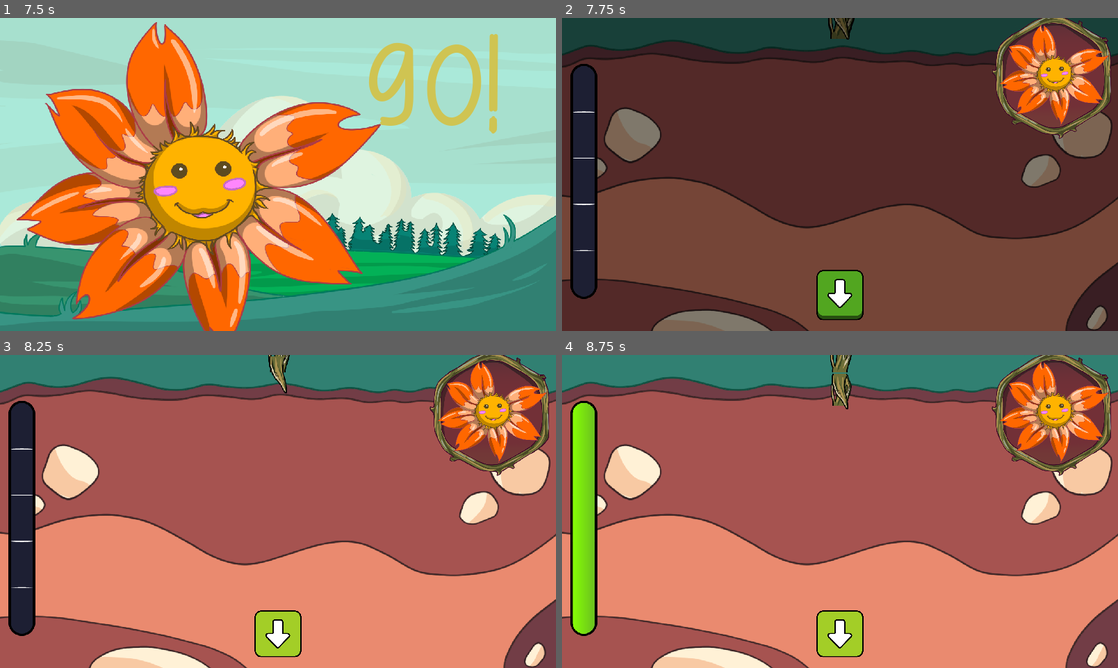
Above: before the commit, frames 1-4 (two rows, left to right).
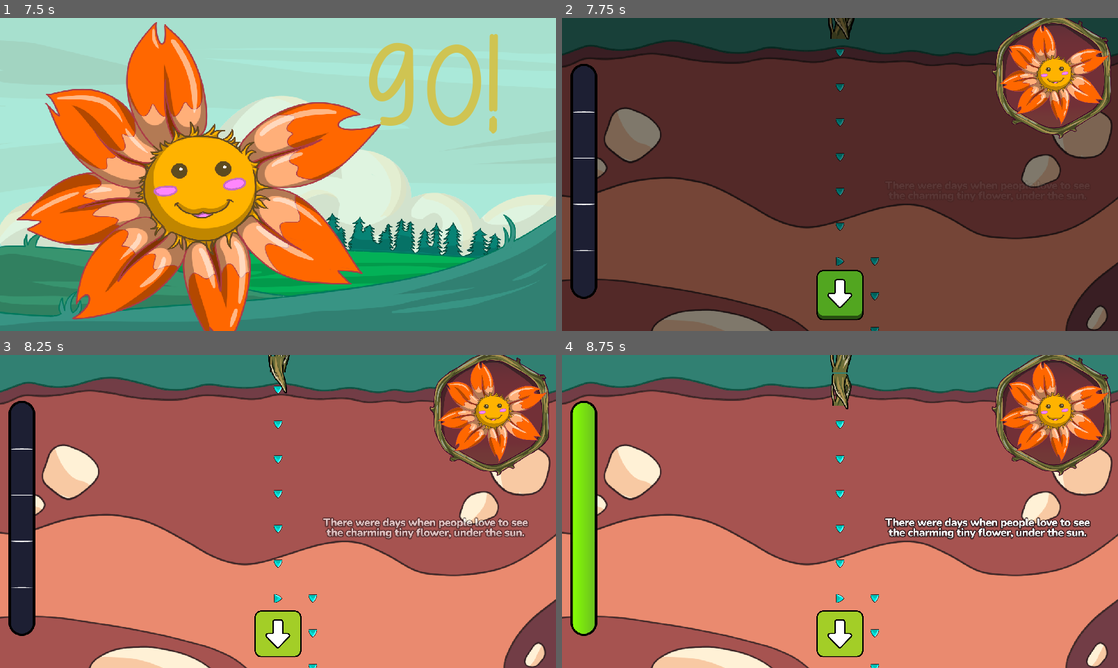
Above: after the commit, the same moments.

Repository: MatiasVME/flower-power
Game: Godot game, scene res://MainScreens/MainMenu/MainMenu.tscn
Same seed, same stepped clock (60 frames per second), same inputs: the game is played once before the commit and once after it. Video files are missing from this copy of the repository; at most half a second of black plays in their place.
Inputs:
- Up to frame 1 (7.5 s): click "Start" at 0.5 s; hold Right (ui_right) 1.28-2.03 s; hold Down (ui_down) 2.03-2.78 s; hold Right (ui_right) 2.78-4.28 s; hold Left (ui_left) 4.28-5.78 s; hold Down (ui_down) 5.78-6.53 s; hold Right (ui_right) from 6.53 s (still down); tap Enter at 7.25 s
- Up to frame 2 (7.75 s): keep holding Right (ui_right)
- Up to frame 3 (8.25 s): keep holding Right (ui_right)
- Up to frame 4 (8.75 s): keep holding Right (ui_right)

Frame 1 is identical in both runs. In frame 2, 0.3% of the frame differs, in the area x 49-57%, y 9-100%; in frame 3, 2.0%; in frame 4, 2.0%, in the area x 49-96%, y 20-100%.

Commit message:
update

Diff:
--- a/Game/Background/Background.tscn
+++ b/Game/Background/Background.tscn
@@ -1,11 +1,11 @@
 [gd_scene load_steps=7 format=3 uid="uid://dmst15xi82uqn"]
 
 [ext_resource type="Texture2D" uid="uid://b2vol74maphlf" path="res://Game/BackgroundLevel/01. Superior 1-transicion.png" id="1_wx28w"]
-[ext_resource type="Texture2D" uid="uid://dxh7ap2ndvqqr" path="res://Game/BackgroundLevel/02. Superior 2-tramo.png" id="2_n7vc1"]
 [ext_resource type="Texture2D" uid="uid://tacb7r5xfgjo" path="res://Game/BackgroundLevel/03. Intermedio 1-transicion.png" id="3_yeava"]
-[ext_resource type="Texture2D" uid="uid://b6ws5a4q8lq51" path="res://Game/BackgroundLevel/04. Intermedio 2-tramo.png" id="4_to7xp"]
 [ext_resource type="Texture2D" uid="uid://n42hbncf5awa" path="res://Game/BackgroundLevel/05. Profundo 1-transicion.png" id="5_3a1vb"]
+[ext_resource type="Texture2D" uid="uid://dinyrf5gy8jbs" path="res://Game/BackgroundLevel/fondo de la tierra1.png" id="5_n1l7j"]
 [ext_resource type="Texture2D" uid="uid://dcv77lfennnco" path="res://Game/BackgroundLevel/06. Profundo 2-tramo.png" id="6_5b3nt"]
+[ext_resource type="Texture2D" uid="uid://brvto888noxan" path="res://Game/BackgroundLevel/fondo de la tierra_2.png" id="6_jfh50"]
 
 [node name="Background" type="Node2D"]
 z_index = -1
@@ -14,27 +14,27 @@
 texture = ExtResource("1_wx28w")
 centered = false
 
-[node name="bg2" type="Sprite2D" parent="."]
+[node name="bg3" type="Sprite2D" parent="."]
 position = Vector2(0, 1280)
-texture = ExtResource("2_n7vc1")
-centered = false
-
-[node name="bg3" type="Sprite2D" parent="."]
-position = Vector2(0, 2560)
 texture = ExtResource("3_yeava")
 centered = false
 
-[node name="bg4" type="Sprite2D" parent="."]
-position = Vector2(0, 3840)
-texture = ExtResource("4_to7xp")
-centered = false
-
 [node name="bg5" type="Sprite2D" parent="."]
-position = Vector2(0, 5120)
+position = Vector2(0, 2560)
 texture = ExtResource("5_3a1vb")
 centered = false
 
 [node name="bg6" type="Sprite2D" parent="."]
-position = Vector2(0, 6400)
+position = Vector2(0, 3840)
 texture = ExtResource("6_5b3nt")
 centered = false
+
+[node name="bg7" type="Sprite2D" parent="."]
+position = Vector2(0, 5120)
+texture = ExtResource("5_n1l7j")
+centered = false
+
+[node name="bg8" type="Sprite2D" parent="."]
+position = Vector2(0, 6389)
+texture = ExtResource("6_jfh50")
+centered = false
--- a/Game/Credits/Credits.tscn
+++ b/Game/Credits/Credits.tscn
@@ -35,7 +35,7 @@
 [Game Design]
 Jinsei - María José Zencovich
 
-[Músic]
+[Music]
 [url=https://www.youtube.com/@AkyonDev]Akyon - Eduardo Belmar[/url]
 
 [Programming]
--- /dev/null
+++ b/Game/Dialog/Dialog.gd
@@ -0,0 +1,5 @@
+extends Node2D
+
+
+func _on_visible_on_screen_notifier_2d_screen_entered():
+	$Anim.play("show")
--- a/Game/Dialog/Dialog.tscn
+++ b/Game/Dialog/Dialog.tscn
@@ -1,3 +1,151 @@
-[gd_scene format=3 uid="uid://bt41y2sw87kvi"]
+[gd_scene load_steps=28 format=3 uid="uid://bt41y2sw87kvi"]
+
+[ext_resource type="Script" path="res://Game/Dialog/Dialog.gd" id="1_7b2ss"]
+[ext_resource type="Texture2D" uid="uid://tt4kdpiudkc0" path="res://Game/Dialog/Text/01. Intro 1.png" id="1_pk36u"]
+[ext_resource type="Texture2D" uid="uid://ncinwqbrlyi5" path="res://Game/Dialog/Text/02. Intro 2.png" id="2_nijvg"]
+[ext_resource type="Texture2D" uid="uid://8qerfqy7dmbc" path="res://Game/Dialog/Text/03. Intro 3.png" id="3_ff5v7"]
+[ext_resource type="Texture2D" uid="uid://b1kj43kibmrok" path="res://Game/Dialog/Text/04. Intro 4.png" id="4_kkp1a"]
+[ext_resource type="Texture2D" uid="uid://bep5kb0plefgg" path="res://Game/Dialog/Text/05. Intro 5.png" id="5_ykkau"]
+[ext_resource type="Texture2D" uid="uid://co1c2785euvup" path="res://Game/Dialog/Text/06. Intro 6.png" id="6_f0h18"]
+[ext_resource type="Texture2D" uid="uid://d02xo8woid8vw" path="res://Game/Dialog/Text/07. Flor primera parte-1.png" id="7_8rpes"]
+[ext_resource type="Texture2D" uid="uid://du20paikg8u6j" path="res://Game/Dialog/Text/08. Flor primera parte-2.png" id="8_pvxlr"]
+[ext_resource type="Texture2D" uid="uid://rb450p1te5fa" path="res://Game/Dialog/Text/09. Flor primera parte-3.png" id="9_mrnn8"]
+[ext_resource type="Texture2D" uid="uid://l35563s7pdoy" path="res://Game/Dialog/Text/10. Flor primera parte-4.png" id="10_5wptf"]
+[ext_resource type="Texture2D" uid="uid://bdlinkciwwskw" path="res://Game/Dialog/Text/11. Flor primera parte-5.png" id="11_g5sd5"]
+[ext_resource type="Texture2D" uid="uid://ci020bdh5621u" path="res://Game/Dialog/Text/12. Flor primera parte-6.png" id="12_rh1m8"]
+[ext_resource type="Texture2D" uid="uid://dm35au1h7h7o" path="res://Game/Dialog/Text/13. Flor primera parte-7.png" id="13_5rc3p"]
+[ext_resource type="Texture2D" uid="uid://c7sw4p7t1tua" path="res://Game/Dialog/Text/14. Flor primera parte-8.png" id="14_g84jw"]
+[ext_resource type="Texture2D" uid="uid://c2yivs6gaynni" path="res://Game/Dialog/Text/15. Flor primera parte-9.png" id="15_rtljp"]
+[ext_resource type="Texture2D" uid="uid://dnwk20isy3cc0" path="res://Game/Dialog/Text/16. Flor segunda parte-1.png" id="16_j80th"]
+[ext_resource type="Texture2D" uid="uid://c2uk7x7n7avv6" path="res://Game/Dialog/Text/17. Flor segunda parte-2.png" id="17_hmtu0"]
+[ext_resource type="Texture2D" uid="uid://cwvfol148axq2" path="res://Game/Dialog/Text/18. Flor segunda parte-3.png" id="18_7o5m8"]
+[ext_resource type="Texture2D" uid="uid://bqp80cdsplme1" path="res://Game/Dialog/Text/19. Flor segunda parte-4.png" id="19_x3frc"]
+[ext_resource type="Texture2D" uid="uid://2q0m26u2yhsv" path="res://Game/Dialog/Text/20. Flor segunda parte-5.png" id="20_7g4u0"]
+[ext_resource type="Texture2D" uid="uid://dbje8mahidfxi" path="res://Game/Dialog/Text/21. Flor segunda parte-6.png" id="21_gequ8"]
+[ext_resource type="Texture2D" uid="uid://dc5j8ijobajbk" path="res://Game/Dialog/Text/22. Flor segunda parte-7.png" id="22_yujqb"]
+
+[sub_resource type="SpriteFrames" id="SpriteFrames_nccin"]
+animations = [{
+"frames": [{
+"duration": 1.0,
+"texture": ExtResource("1_pk36u")
+}, {
+"duration": 1.0,
+"texture": ExtResource("2_nijvg")
+}, {
+"duration": 1.0,
+"texture": ExtResource("3_ff5v7")
+}, {
+"duration": 1.0,
+"texture": ExtResource("4_kkp1a")
+}, {
+"duration": 1.0,
+"texture": ExtResource("5_ykkau")
+}, {
+"duration": 1.0,
+"texture": ExtResource("6_f0h18")
+}, {
+"duration": 1.0,
+"texture": ExtResource("7_8rpes")
+}, {
+"duration": 1.0,
+"texture": ExtResource("8_pvxlr")
+}, {
+"duration": 1.0,
+"texture": ExtResource("9_mrnn8")
+}, {
+"duration": 1.0,
+"texture": ExtResource("10_5wptf")
+}, {
+"duration": 1.0,
+"texture": ExtResource("11_g5sd5")
+}, {
+"duration": 1.0,
+"texture": ExtResource("12_rh1m8")
+}, {
+"duration": 1.0,
+"texture": ExtResource("13_5rc3p")
+}, {
+"duration": 1.0,
+"texture": ExtResource("14_g84jw")
+}, {
+"duration": 1.0,
+"texture": ExtResource("15_rtljp")
+}, {
+"duration": 1.0,
+"texture": ExtResource("16_j80th")
+}, {
+"duration": 1.0,
+"texture": ExtResource("17_hmtu0")
+}, {
+"duration": 1.0,
+"texture": ExtResource("18_7o5m8")
+}, {
+"duration": 1.0,
+"texture": ExtResource("19_x3frc")
+}, {
+"duration": 1.0,
+"texture": ExtResource("20_7g4u0")
+}, {
+"duration": 1.0,
+"texture": ExtResource("21_gequ8")
+}, {
+"duration": 1.0,
+"texture": ExtResource("22_yujqb")
+}],
+"loop": true,
+"name": &"default",
+"speed": 5.0
+}]
+
+[sub_resource type="Animation" id="Animation_l4jnu"]
+length = 0.001
+tracks/0/type = "value"
+tracks/0/imported = false
+tracks/0/enabled = true
+tracks/0/path = NodePath("Text:self_modulate")
+tracks/0/interp = 1
+tracks/0/loop_wrap = true
+tracks/0/keys = {
+"times": PackedFloat32Array(0),
+"transitions": PackedFloat32Array(1),
+"update": 0,
+"values": [Color(1, 1, 1, 1)]
+}
+
+[sub_resource type="Animation" id="Animation_qin4f"]
+resource_name = "show"
+length = 8.0
+tracks/0/type = "value"
+tracks/0/imported = false
+tracks/0/enabled = true
+tracks/0/path = NodePath("Text:self_modulate")
+tracks/0/interp = 1
+tracks/0/loop_wrap = true
+tracks/0/keys = {
+"times": PackedFloat32Array(0, 1, 1.0001, 7.5, 8),
+"transitions": PackedFloat32Array(1, 1, 1, 1, 1),
+"update": 0,
+"values": [Color(1, 1, 1, 0), Color(1, 1, 1, 1), Color(1, 1, 1, 1), Color(1, 1, 1, 1), Color(1, 1, 1, 0)]
+}
+
+[sub_resource type="AnimationLibrary" id="AnimationLibrary_8el3f"]
+_data = {
+"RESET": SubResource("Animation_l4jnu"),
+"show": SubResource("Animation_qin4f")
+}
 
 [node name="Dialog" type="Node2D"]
+script = ExtResource("1_7b2ss")
+
+[node name="Text" type="AnimatedSprite2D" parent="."]
+sprite_frames = SubResource("SpriteFrames_nccin")
+
+[node name="VisibleOnScreenNotifier2D" type="VisibleOnScreenNotifier2D" parent="."]
+
+[node name="Anim" type="AnimationPlayer" parent="."]
+libraries = {
+"": SubResource("AnimationLibrary_8el3f")
+}
+
+[connection signal="screen_entered" from="VisibleOnScreenNotifier2D" to="." method="_on_visible_on_screen_notifier_2d_screen_entered"]
--- a/Game/Game.tscn
+++ b/Game/Game.tscn
@@ -7,6 +7,7 @@
 [ext_resource type="Script" path="res://Game/Movements.gd" id="4_jm2wn"]
 [ext_resource type="PackedScene" uid="uid://q6hk81b311vm" path="res://Game/Root/Root.tscn" id="5_gnqid"]
 [ext_resource type="PackedScene" uid="uid://ccc3amjfoo480" path="res://Game/Objective/objective.tscn" id="5_gv825"]
+[ext_resource type="PackedScene" uid="uid://bt41y2sw87kvi" path="res://Game/Dialog/Dialog.tscn" id="7_ey8ih"]
 [ext_resource type="AudioStream" uid="uid://bv7xtc4657hdf" path="res://Sound/clap.ogg" id="8_jbj1q"]
 [ext_resource type="AudioStream" uid="uid://bjswidyn74jyh" path="res://Sound/wrong.ogg" id="8_ns05l"]
 
@@ -507,6 +508,159 @@
 position = Vector2(640, 7680)
 dir = Vector2(0, -1)
 
+[node name="Texts" type="Node2D" parent="."]
+
+[node name="Dialog" parent="Texts" instance=ExtResource("7_ey8ih")]
+position = Vector2(980, 399)
+scale = Vector2(0.7, 0.7)
+
+[node name="Dialog2" parent="Texts" instance=ExtResource("7_ey8ih")]
+position = Vector2(984, 777)
+scale = Vector2(0.7, 0.7)
+
+[node name="Text" parent="Texts/Dialog2" index="0"]
+frame = 1
+
+[node name="Dialog3" parent="Texts" instance=ExtResource("7_ey8ih")]
+position = Vector2(435, 903)
+scale = Vector2(0.7, 0.7)
+
+[node name="Text" parent="Texts/Dialog3" index="0"]
+frame = 2
+
+[node name="Dialog4" parent="Texts" instance=ExtResource("7_ey8ih")]
+position = Vector2(1070, 1019)
+scale = Vector2(0.7, 0.7)
+
+[node name="Text" parent="Texts/Dialog4" index="0"]
+position = Vector2(-38.5714, 265.714)
+frame = 3
+
+[node name="Dialog5" parent="Texts" instance=ExtResource("7_ey8ih")]
+position = Vector2(743, 1837)
+scale = Vector2(0.7, 0.7)
+
+[node name="Text" parent="Texts/Dialog5" index="0"]
+frame = 4
+
+[node name="Dialog6" parent="Texts" instance=ExtResource("7_ey8ih")]
+position = Vector2(801, 1365)
+scale = Vector2(0.7, 0.7)
+
+[node name="Text" parent="Texts/Dialog6" index="0"]
+frame = 5
+
+[node name="Dialog7" parent="Texts" instance=ExtResource("7_ey8ih")]
+position = Vector2(340, 1457)
+scale = Vector2(0.7, 0.7)
+
+[node name="Text" parent="Texts/Dialog7" index="0"]
+frame = 6
+
+[node name="Dialog8" parent="Texts" instance=ExtResource("7_ey8ih")]
+position = Vector2(879, 1638)
+scale = Vector2(0.7, 0.7)
+
+[node name="Text" parent="Texts/Dialog8" index="0"]
+frame = 7
+
+[node name="Dialog9" parent="Texts" instance=ExtResource("7_ey8ih")]
+position = Vector2(574, 2005)
+scale = Vector2(0.7, 0.7)
+
+[node name="Text" parent="Texts/Dialog9" index="0"]
+frame = 8
+
+[node name="Dialog10" parent="Texts" instance=ExtResource("7_ey8ih")]
+position = Vector2(713, 2484)
+scale = Vector2(0.7, 0.7)
+
+[node name="Text" parent="Texts/Dialog10" index="0"]
+frame = 9
+
+[node name="Dialog11" parent="Texts" instance=ExtResource("7_ey8ih")]
+position = Vector2(803, 2728)
+scale = Vector2(0.7, 0.7)
+
+[node name="Text" parent="Texts/Dialog11" index="0"]
+frame = 10
+
+[node name="Dialog12" parent="Texts" instance=ExtResource("7_ey8ih")]
+position = Vector2(953, 3201)
+scale = Vector2(0.7, 0.7)
+
+[node name="Text" parent="Texts/Dialog12" index="0"]
+frame = 11
+
+[node name="Dialog13" parent="Texts" instance=ExtResource("7_ey8ih")]
+position = Vector2(770, 3854)
+scale = Vector2(0.7, 0.7)
+
+[node name="Text" parent="Texts/Dialog13" index="0"]
+frame = 12
+
+[node name="Dialog14" parent="Texts" instance=ExtResource("7_ey8ih")]
+position = Vector2(745, 4995)
+scale = Vector2(0.7, 0.7)
+
+[node name="Text" parent="Texts/Dialog14" index="0"]
+frame = 13
+
+[node name="Dialog15" parent="Texts" instance=ExtResource("7_ey8ih")]
+position = Vector2(666, 4396)
+scale = Vector2(0.7, 0.7)
+
+[node name="Text" parent="Texts/Dialog15" index="0"]
+frame = 14
+
+[node name="Dialog16" parent="Texts" instance=ExtResource("7_ey8ih")]
+position = Vector2(811, 5445)
+scale = Vector2(0.7, 0.7)
+
+[node name="Text" parent="Texts/Dialog16" index="0"]
+frame = 15
+
+[node name="Dialog17" parent="Texts" instance=ExtResource("7_ey8ih")]
+position = Vector2(820, 5845)
+scale = Vector2(0.7, 0.7)
+
+[node name="Text" parent="Texts/Dialog17" index="0"]
+frame = 16
+
+[node name="Dialog18" parent="Texts" instance=ExtResource("7_ey8ih")]
+position = Vector2(846, 6162)
+scale = Vector2(0.7, 0.7)
+
+[node name="Text" parent="Texts/Dialog18" index="0"]
+frame = 17
+
+[node name="Dialog19" parent="Texts" instance=ExtResource("7_ey8ih")]
+position = Vector2(814, 6337)
+scale = Vector2(0.7, 0.7)
+
+[node name="Text" parent="Texts/Dialog19" index="0"]
+frame = 18
+
+[node name="Dialog20" parent="Texts" instance=ExtResource("7_ey8ih")]
+position = Vector2(816, 6557)
+scale = Vector2(0.7, 0.7)
+
+[node name="Text" parent="Texts/Dialog20" index="0"]
+frame = 19
+
+[node name="Dialog21" parent="Texts" instance=ExtResource("7_ey8ih")]
+position = Vector2(969, 6945)
+scale = Vector2(0.7, 0.7)
+
+[node name="Text" parent="Texts/Dialog21" index="0"]
+frame = 20
+
+[node name="Dialog22" parent="Texts" instance=ExtResource("7_ey8ih")]
+position = Vector2(795, 7151)
+
+[node name="Text" parent="Texts/Dialog22" index="0"]
+frame = 21
+
 [node name="Clap" type="AudioStreamPlayer" parent="."]
 stream = ExtResource("8_jbj1q")
 
@@ -515,3 +669,25 @@
 pitch_scale = 1.3
 
 [node name="HUD" parent="." instance=ExtResource("2_4tgiw")]
+
+[editable path="Texts/Dialog2"]
+[editable path="Texts/Dialog3"]
+[editable path="Texts/Dialog4"]
+[editable path="Texts/Dialog5"]
+[editable path="Texts/Dialog6"]
+[editable path="Texts/Dialog7"]
+[editable path="Texts/Dialog8"]
+[editable path="Texts/Dialog9"]
+[editable path="Texts/Dialog10"]
+[editable path="Texts/Dialog11"]
+[editable path="Texts/Dialog12"]
+[editable path="Texts/Dialog13"]
+[editable path="Texts/Dialog14"]
+[editable path="Texts/Dialog15"]
+[editable path="Texts/Dialog16"]
+[editable path="Texts/Dialog17"]
+[editable path="Texts/Dialog18"]
+[editable path="Texts/Dialog19"]
+[editable path="Texts/Dialog20"]
+[editable path="Texts/Dialog21"]
+[editable path="Texts/Dialog22"]
--- a/Game/Objective/objective.gd
+++ b/Game/Objective/objective.gd
@@ -19,3 +19,11 @@
 func _on_detect_input_body_exited(body):
 	if body is Root:
 		Main.can_input = false
+
+
+func _on_visible_on_screen_notifier_2d_screen_entered():
+	match dir:
+		Vector2.LEFT:
+			$Follow.rotation_degrees = 90
+		Vector2.RIGHT:
+			$Follow.rotation_degrees = -90
--- a/Game/Objective/objective.tscn
+++ b/Game/Objective/objective.tscn
@@ -1,6 +1,7 @@
-[gd_scene load_steps=4 format=3 uid="uid://ccc3amjfoo480"]
+[gd_scene load_steps=5 format=3 uid="uid://ccc3amjfoo480"]
 
 [ext_resource type="Script" path="res://Game/Objective/objective.gd" id="1_m3fks"]
+[ext_resource type="Texture2D" uid="uid://bvdrkkxlunto7" path="res://Game/Objective/guia.png" id="2_yk5gr"]
 
 [sub_resource type="RectangleShape2D" id="RectangleShape2D_jsjgx"]
 size = Vector2(1, 1)
@@ -22,6 +23,13 @@
 [node name="Collision" type="CollisionShape2D" parent="DetectInput"]
 shape = SubResource("RectangleShape2D_3i3ry")
 
+[node name="Follow" type="Sprite2D" parent="."]
+scale = Vector2(0.1, 0.1)
+texture = ExtResource("2_yk5gr")
+
+[node name="VisibleOnScreenNotifier2D" type="VisibleOnScreenNotifier2D" parent="Follow"]
+
 [connection signal="area_entered" from="DetectArea" to="." method="_on_detect_area_area_entered"]
 [connection signal="body_entered" from="DetectInput" to="." method="_on_detect_input_body_entered"]
 [connection signal="body_exited" from="DetectInput" to="." method="_on_detect_input_body_exited"]
+[connection signal="screen_entered" from="Follow/VisibleOnScreenNotifier2D" to="." method="_on_visible_on_screen_notifier_2d_screen_entered"]
--- a/Game/Root/Root.tscn
+++ b/Game/Root/Root.tscn
@@ -291,13 +291,13 @@
 [node name="Area" type="Area2D" parent="."]
 
 [node name="Collisioin" type="CollisionShape2D" parent="Area"]
-shape = SubResource("RectangleShape2D_gpwbc")
+shape = SubResource("RectangleShape2D_ioclx")
 
 [node name="Camera" type="Camera2D" parent="."]
 limit_left = 0
 limit_top = 0
 limit_right = 1280
-limit_bottom = 7680
+limit_bottom = 7672
 drag_left_margin = 0.0
 drag_top_margin = 0.0
 drag_right_margin = 0.0
Binary file added: Game/Dialog/Text/01. Intro 1.png
Not shown, added: Game/Dialog/Text/01. Intro 1.png.import
Binary file added: Game/Dialog/Text/02. Intro 2.png
Not shown, added: Game/Dialog/Text/02. Intro 2.png.import
Binary file added: Game/Dialog/Text/03. Intro 3.png
Not shown, added: Game/Dialog/Text/03. Intro 3.png.import
Binary file added: Game/Dialog/Text/04. Intro 4.png
Not shown, added: Game/Dialog/Text/04. Intro 4.png.import
Binary file added: Game/Dialog/Text/05. Intro 5.png
Not shown, added: Game/Dialog/Text/05. Intro 5.png.import
Binary file added: Game/Dialog/Text/06. Intro 6.png
Not shown, added: Game/Dialog/Text/06. Intro 6.png.import
(and 36 more such lines)
